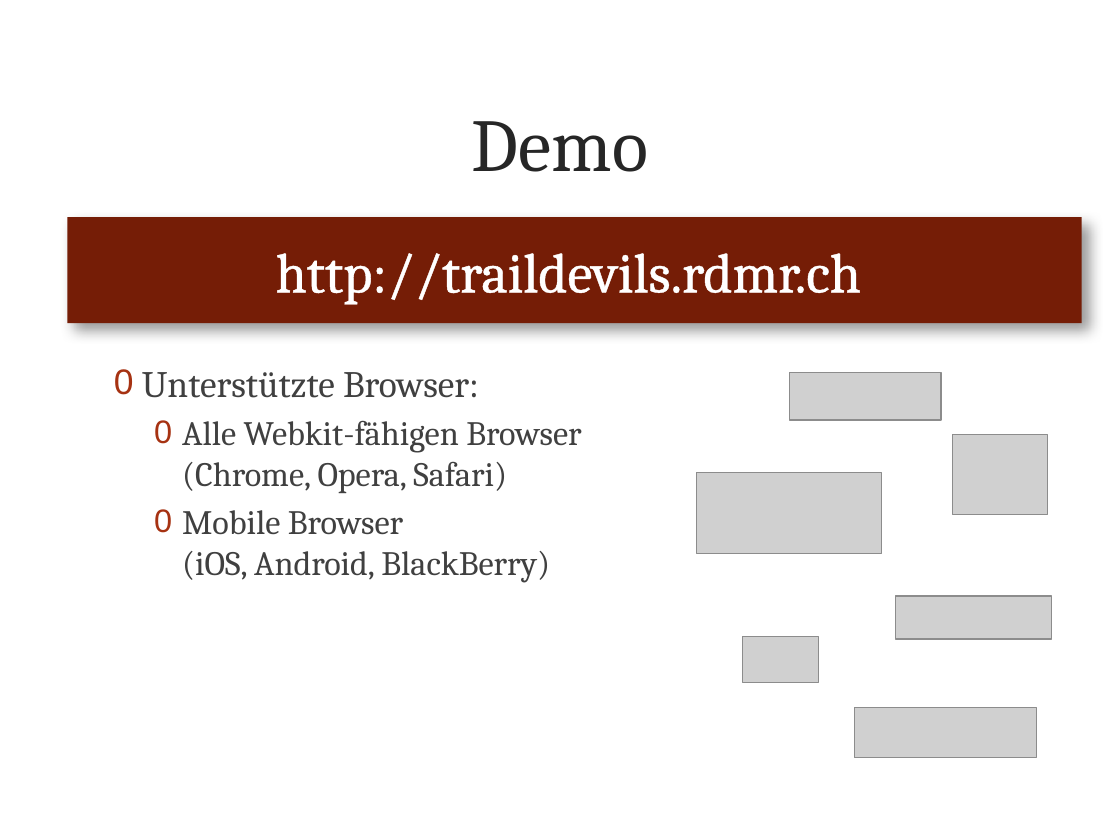
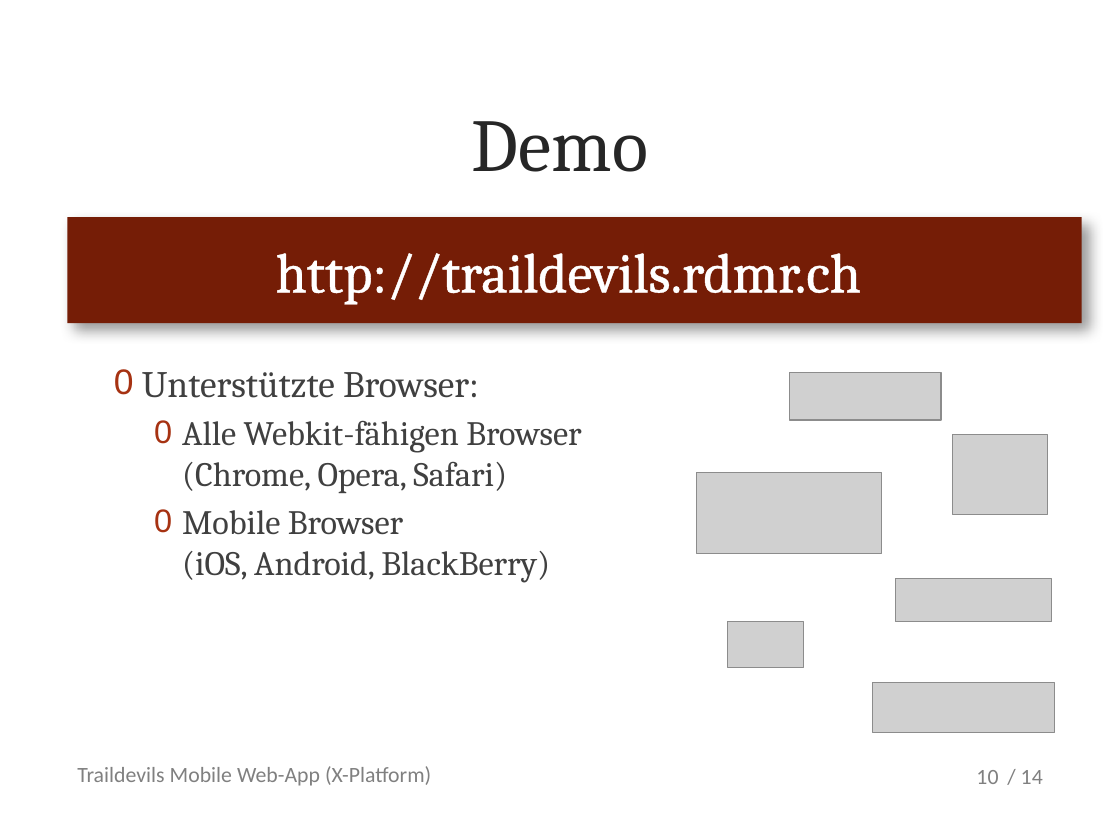
Before and after one commit to metaodi/TrailDevilsXPl-2, a slide deck: slide 10 of _DOCUMENTATION/Presentation/Praesentation-Traildevils-XPl2.pptx. Drawn at 1120x840 pixels with LibreOffice and Linux fonts; fonts in the diff are those of the drawing; grey boxes stand for pictures; background and template pictures are left out. Boxes give left, top, right and bottom in pixels: in the first picture for what was removed or moved away, otherwise in the second. Text is boxed around its words. In the diff, an @@ line names an element or a change of style, - is before the commit and + after.

```diff
--- a/_DOCUMENTATION/Presentation/Praesentation-Traildevils-XPl2.pptx
+++ b/_DOCUMENTATION/Presentation/Praesentation-Traildevils-XPl2.pptx
@@ picture: place and size @@
-picture at (895, 596, 1052, 640)
+picture at (895, 579, 1052, 623)
@@ picture: place and size @@
-picture at (743, 637, 819, 683)
+picture at (728, 622, 804, 668)
@@ picture: place and size @@
-picture at (855, 708, 1036, 758)
+picture at (872, 682, 1054, 732)
@@ text added at (77, 766, 431, 786), 14 pt, text #808080 @@
+Traildevils Mobile Web-App (X-Platform)
@@ page number added at (976, 770, 998, 784), 14 pt, text #808080 @@
+10
@@ text added at (1021, 770, 1043, 784), 14 pt, text #808080 @@
+/ 14
```
Also in this commit, not shown: 16 other slides changed, 2 slides added, 1 slide removed.
